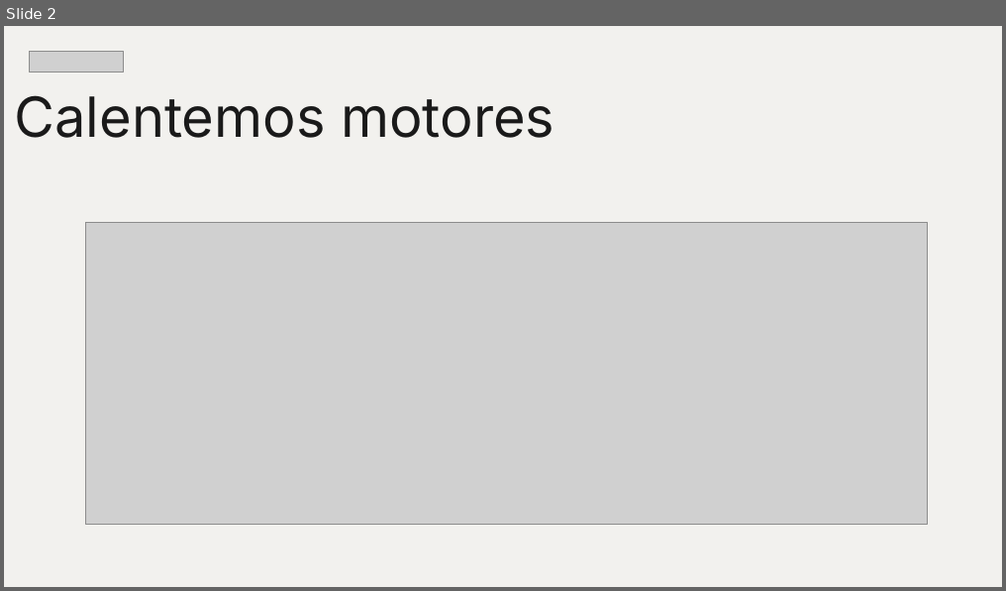
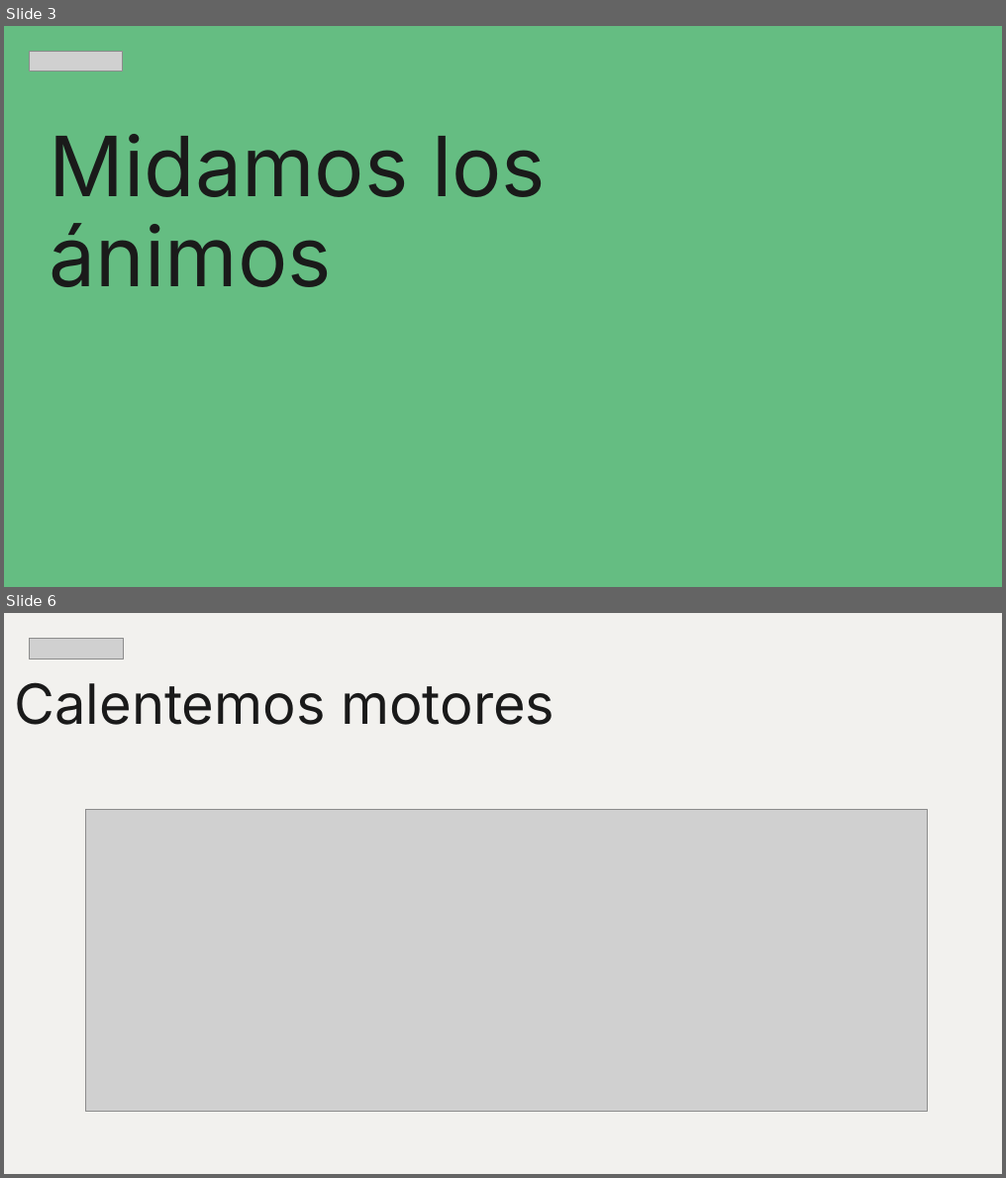
Before and after one commit to zyntonyson/bootcamp_ds_da, a slide deck: 13-ds-algebra-lineal/25-AL.pptx. Shown one above the other, each under a label of ours: slide 2 before the commit, slides 3 and 6 after it; the slides between them are not shown. The pictures are 1006x591 and 1006x1178 pixels, drawn with LibreOffice and Linux fonts; fonts in the diff are those of the drawing; grey boxes stand for pictures. Boxes give left, top, right and bottom in pixels: in the first picture for what was removed or moved away, otherwise in the second. Text is boxed around its words. In the diff, an @@ line names an element or a change of style, - is before the commit and + after.

```diff
--- a/13-ds-algebra-lineal/25-AL.pptx
+++ b/13-ds-algebra-lineal/25-AL.pptx
@@ slide 3 added at [4, 26, 1002, 587], background #65BD82 @@
@@ picture added at [29, 51, 123, 72] @@
@@ title added at [50, 134, 546, 287], 60 pt, text #1A1A1A @@
+Midamos los ánimos
@@ what was slide 2 is now slide 6 @@
```
Also in this commit, not shown: 2 slides changed, 3 other slides added, 2 other files.
